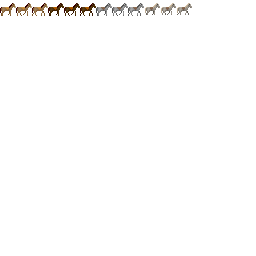
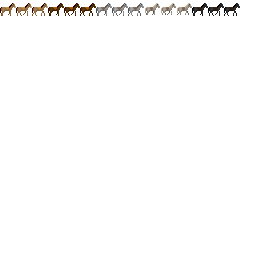
Two versions of the same layered image (w=256, h=256). Layer-by-layer changes:
painted on "Background" over [192, 3, 240, 16]
